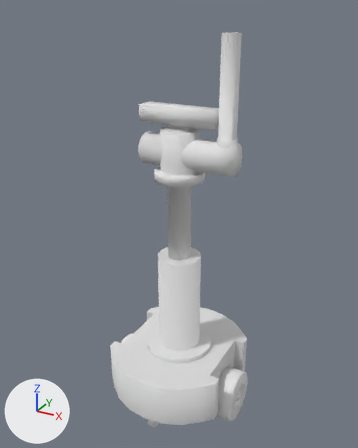
An edit to the Blender file vl.vlabs.com.ua/models/vlab.assistant/vlab.assistant.blend, drawn before and after from the same camera.
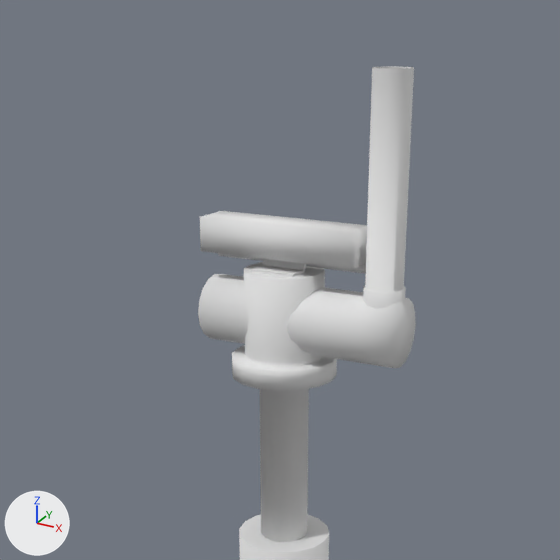
Each version appears first whole from a 50 mm lens placed at (0.725, -1.32, 1.375), pointed at (-0.009, 0.014, 0.708), and next in a close-up on the part from 12% to 87% of the width and 0% to 60% of the height. Lighting does not change. The marker at lower left points along +X, +Y and +Z.

In view in the first close-up: 'Extender', 'ManipulatorBase', 'ManipulatorLink1', 'ManipulatorLink2', 'VLabAssistant'.
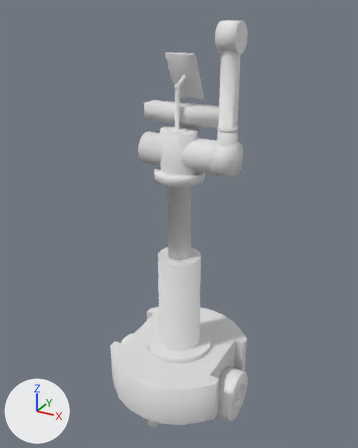
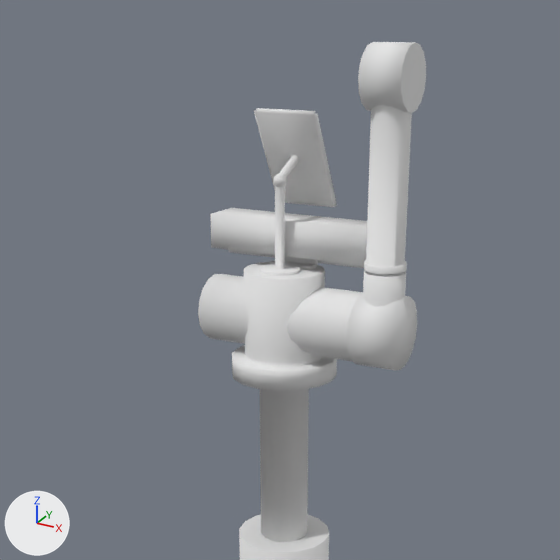
Patch to the scene script:
```diff
--- a/vl.vlabs.com.ua/models/vlab.assistant/vlab.assistant.blend.py
+++ b/vl.vlabs.com.ua/models/vlab.assistant/vlab.assistant.blend.py
@@ me_circle_010 @@
 # used by ob_manipulatorlink1; parent = ob_extender; location = (0.0, 0.0, 0.906)
-me_circle_010.from_pydata(...)  # 100 vertices, 59 faces; spans x -0.125..0.13, y -0.06..0.06, z 0.0..0.194
+me_circle_010.from_pydata(...)  # 249 vertices, 182 faces; spans x -0.125..0.13, y -0.06..0.078, z 0.0..0.346
+# me_circle_010 part 1: the loose piece of 8 vertices spanning x -0.125..0.125, y 0.019..0.03, z 0.128..0.14 is moved by (0.0, 0.03, 0.0)
+# me_circle_010 part 2: the loose piece of 8 vertices spanning x -0.125..0.125, y -0.03..0.03, z 0.144..0.194 is moved by (0.0, 0.03, 0.0)
+# me_circle_010 part 3: a new loose piece of 49 vertices spanning x -0.01..0.01, y -0.023..-0.003, z 0.245..0.262, in mat_manipulatorlink1material (white #e7e7e7)
+# me_circle_010 part 4: a new loose piece of 48 vertices spanning x -0.03..0.03, y -0.043..0.017, z 0.124..0.247, in mat_manipulatorlink1material (white #e7e7e7)
+# me_circle_010 part 5: a new loose piece of 32 vertices spanning x -0.052..0.05, y 0.0..0.078, z 0.207..0.346, in mat_manipulatorlink1material (white #e7e7e7)
+# me_circle_010 part 6: a new loose piece of 20 vertices spanning x -0.006..0.006, y -0.014..0.036, z 0.248..0.283, in mat_manipulatorlink1material (white #e7e7e7)
+# me_circle_010 part 7
+# 12 vertices are removed from x -0.034..0.034, y -0.038..0.013, z 0.124..0.144
+# 9 faces are deleted
+# 6 vertices are added at (-0.034, 0.043, 0.144), (-0.034, 0.039, 0.124), (-0.034, 0.038, 0.144), (-0.034, 0.035, 0.128), (-0.034, 0.019, 0.124), (-0.034, 0.019, 0.128)
+# 6 new vertices lie (0.068, 0.0, 0.0) away from vertices in x -0.034, y 0.019..0.043, z 0.124..0.144
+# 9 new faces join them
 me_circle_010.materials.append(mat_manipulatorlink1material)
@@ me_circle_009 @@
 # used by ob_manipulatorlink2; parent = ob_manipulatorlink1; location = (0.13, 0.0, 1.47)
-me_circle_009.from_pydata(...)  # 88 vertices, 59 faces; spans x 0.0..0.06, y -0.05..0.05, z -0.05..0.35
+me_circle_009.from_pydata(...)  # 88 vertices, 61 faces; spans x -0.002..0.062, y -0.053..0.053, z -0.053..0.088
+# me_circle_009 part 8: a new loose piece, a 16-sided cylinder along x spanning x -0.002..0.062, y -0.053..0.053, z -0.053..0.053, in mat_manipulatorlink2material (white #e7e7e7)
+# me_circle_009 part 9: the loose piece of 32 vertices spanning x 0.0..0.06, y -0.05..0.05, z -0.05..0.05 is deleted
+# me_circle_009 part 10
+# 42 vertices are removed from x 0.001..0.059, y -0.03..0.03, z 0.063..0.35
+# 42 faces are deleted
+# 14 vertices are added at x 0.003..0.057, y -0.027..0.027, z 0.084
+# 14 new vertices lie (0.0, 0.0, 0.05) away from vertices in x 0.001..0.059, y -0.03..0.03, z 0.034
+# 14 new vertices lie (0.0, 0.0, 0.004) away from vertices in x 0.003..0.057, y -0.027..0.027, z 0.084
+# 28 new faces join them, smooth
+# 15 new faces join them
 me_circle_009.materials.append(mat_manipulatorlink2material)
@@ ob_manipulatorlink3 @@
+ob_manipulatorlink3 = bpy.data.objects.new('ManipulatorLink3', me_circle_013)  # 88 vertices, 60 faces; spans x -0.029..0.029, y -0.042..0.042, z 0.0..0.292; in mat_manipulatorlink3material (white #e7e7e7)
+ob_manipulatorlink3.parent = ob_manipulatorlink2
+ob_manipulatorlink3.location = (0.16, 0.0, 1.048)
```

Pixel boxes [x1, y1, x2, y2] of what changed, in the close-ups (560 x 560 px; the box of a moved part takes in the faces that stretch with it):
'ManipulatorLink1', reshaped (67% taller)
    before: [198, 211, 367, 363]
    after: [198, 108, 367, 363]
'ManipulatorLink2', reshaped (67% shorter)
    before: [348, 66, 416, 368]
    after: [347, 270, 417, 370]
'ManipulatorLink3', added
    after: [358, 42, 426, 274]
part 1 of me_circle_010, moved or reshaped
    before: [218, 253, 366, 274]
    after: [228, 249, 364, 268]
part 2 of me_circle_010, moved or reshaped
    before: [200, 211, 367, 269]
    after: [210, 208, 367, 265]
part 3 of me_circle_010, added
    after: [273, 174, 287, 187]
part 4 of me_circle_010, added
    after: [259, 186, 301, 276]
part 5 of me_circle_010, added
    after: [254, 108, 337, 207]
part 6 of me_circle_010, added
    after: [279, 155, 299, 178]
part 7 of me_circle_010, moved or reshaped
    before: [251, 259, 307, 277]
    after: [270, 256, 318, 269]
part 8 of me_circle_009, added
    after: [347, 293, 417, 370]
part 9 of me_circle_009, deleted
    before: [348, 296, 416, 368]
part 10 of me_circle_009, moved or reshaped
    before: [363, 66, 414, 309]
    after: [363, 270, 406, 306]
